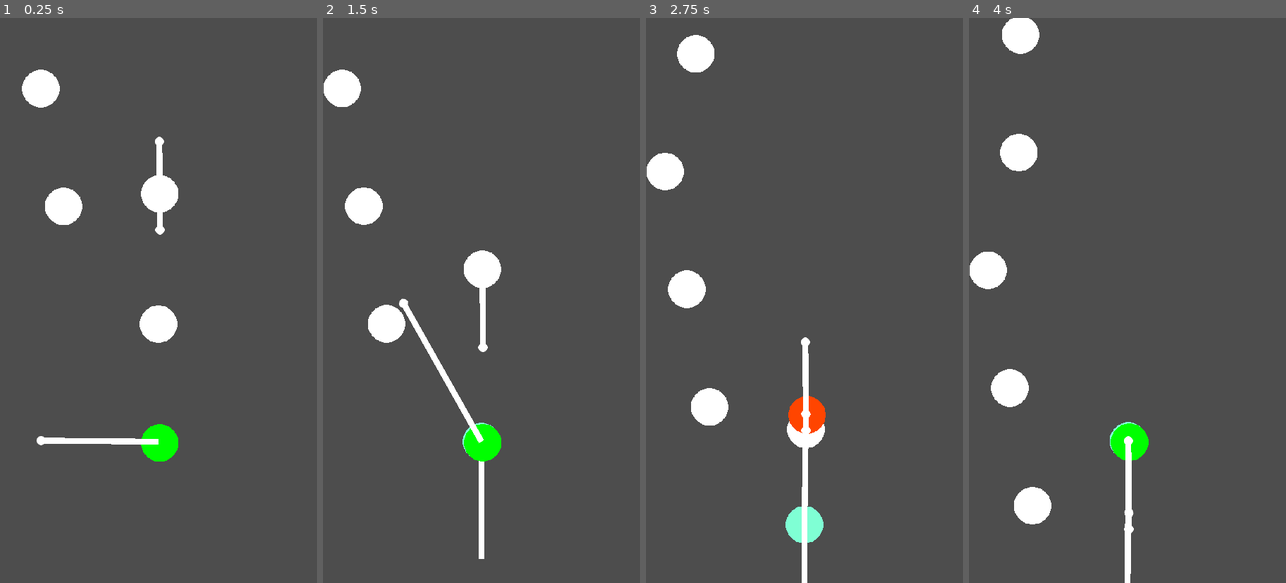
Above: before the commit, frames 1-4 (left to right).
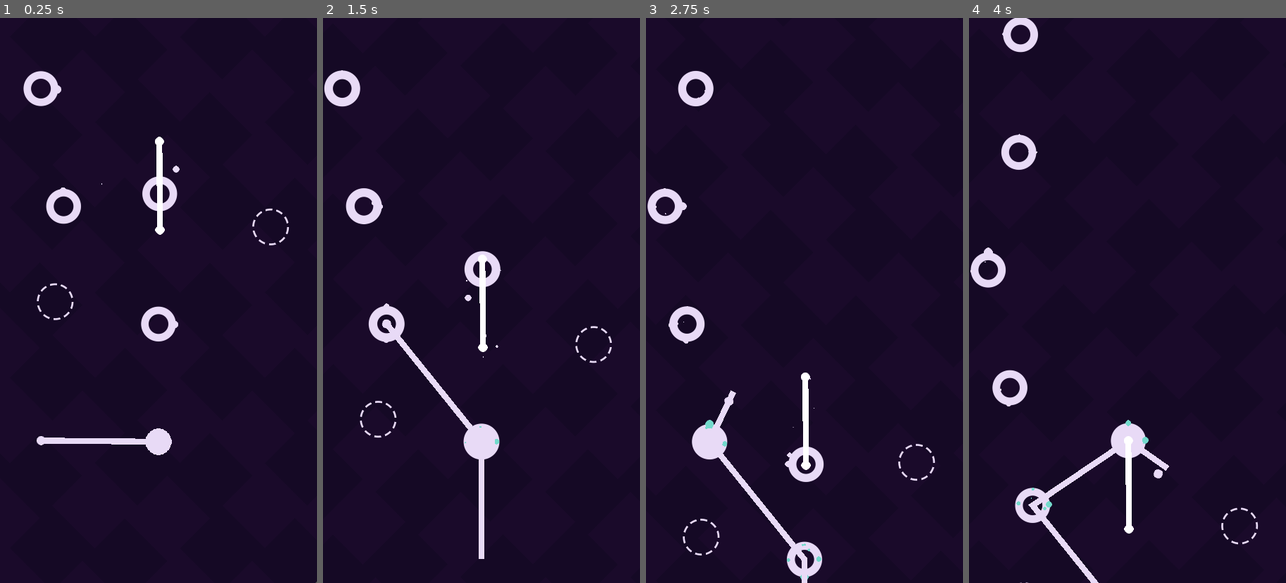
Above: after the commit, the same moments.

Repository: FrancoYudica/PathForger-GodotWildJam-04-2024
Game: Godot game, scene res://levels/test.tscn
The game is run twice, just before and just after one commit, with the same random seed, the same clock (stepped at 60 frames per second) and the same inputs.
Inputs (mouse positions are in pixels of both pictures, inside the frame that each line leads up to):
- Up to frame 1 (0.25 s): no input
- Up to frame 2 (1.5 s): tap Enter (ui_accept) at 0.5, 0.77 s; move the mouse to (551, 272) at 0.52 s; press the mouse at (551, 272) at 0.53 s; hold D 0.53-1.28 s; move the mouse to (418, 328) at 1.27 s; release the mouse at (418, 328) at 1.28 s; hold S from 1.28 s (still down); click (418, 328) at 1.35 s
- Up to frame 3 (2.75 s): tap Enter (ui_accept) at 1.52 s; move the mouse to (836, 176) at 2.02 s; release S at 2.03 s; hold D from 2.03 s (still down); hold F from 2.03 s (still down); click (836, 176) at 2.3 s
- Up to frame 4 (4 s): move the mouse to (1111, 413) at 2.77 s; release D at 2.78 s; release F at 2.78 s; hold W 2.78-3.53 s; tap Space at 2.85 s; tap Enter (ui_accept) at 3.02, 3.77 s; click (1111, 413) at 3.05 s; move the mouse to (1222, 385) at 3.52 s; press the mouse at (1222, 385) at 3.53 s; hold A from 3.53 s (still down)

The runs differ from the first frame. In frame 1, 100% of the frame differs, in the area x 0-100%, y 0-100%; in frame 2, 100%; in frame 3, 100%; in frame 4, 100%.

Commit message:
Background - Colors - Circle - Ring shaders

Diff:
--- /dev/null
+++ b/entities/path_node/path_node.gdshader
@@ -0,0 +1,21 @@
+shader_type canvas_item;
+
+uniform vec4 color: source_color = vec4(1.0f);
+uniform float edge_blur = 0.05f;
+void vertex() {
+	// Called for every vertex the material is visible on.
+}
+
+void fragment() {
+	float radius_offset = abs(sin(TIME * 6.0f)) / 20.0f;
+	float outer_radius = 1.0f - radius_offset;
+	float inner_radius = 0.5f + radius_offset;
+	vec2 centered = (2.0f * UV - vec2(1.0f));
+	float l = length(centered);
+
+	float outer_circle = smoothstep(outer_radius, outer_radius - edge_blur, l);
+	float inner_circle = smoothstep(inner_radius, inner_radius - edge_blur, l);
+
+	COLOR = color;
+	COLOR.a = outer_circle - inner_circle;
+}
--- a/entities/path_node/path_node.tscn
+++ b/entities/path_node/path_node.tscn
@@ -1,16 +1,29 @@
-[gd_scene load_steps=4 format=3 uid="uid://ju0p3v6aejso"]
+[gd_scene load_steps=8 format=3 uid="uid://ju0p3v6aejso"]
 
 [ext_resource type="Script" path="res://entities/path_node/PathNode.gd" id="1_mlfh3"]
 [ext_resource type="Texture2D" uid="uid://oxes71wfgygw" path="res://entities/path_node/circle_64x64.png" id="2_4r52w"]
+[ext_resource type="Shader" path="res://entities/path_node/path_node.gdshader" id="2_jx46s"]
+[ext_resource type="Texture2D" uid="uid://bpmauisjwlykh" path="res://levels/circle.png" id="4_pni3d"]
+
+[sub_resource type="ShaderMaterial" id="ShaderMaterial_70e0i"]
+shader = ExtResource("2_jx46s")
+shader_parameter/color = Color(0.909804, 0.854902, 0.964706, 1)
+shader_parameter/edge_blur = 0.05
 
 [sub_resource type="CircleShape2D" id="CircleShape2D_agc30"]
 radius = 32.0156
+
+[sub_resource type="Curve" id="Curve_ije8c"]
+_data = [Vector2(0, 1), 0.0, 0.0, 0, 0, Vector2(1, 0), -0.00825741, 0.0, 0, 0]
+point_count = 2
 
 [node name="PathNode" type="VisibleOnScreenNotifier2D"]
 script = ExtResource("1_mlfh3")
 
 [node name="Sprite2D" type="Sprite2D" parent="."]
+modulate = Color(0.909804, 0.854902, 0.964706, 1)
 texture_filter = 1
+material = SubResource("ShaderMaterial_70e0i")
 texture = ExtResource("2_4r52w")
 metadata/_aseprite_wizard_config_ = {
 "i_mode": 1,
@@ -34,4 +47,19 @@
 monitoring = false
 
 [node name="CollisionShape2D" type="CollisionShape2D" parent="Area2D"]
+position = Vector2(1, 0)
 shape = SubResource("CircleShape2D_agc30")
+
+[node name="CPUParticles2D" type="CPUParticles2D" parent="."]
+texture = ExtResource("4_pni3d")
+emission_shape = 5
+emission_points = PackedVector2Array(30, 0, -30, 0, 0, 30, 0, -30)
+emission_normals = PackedVector2Array(1, 0, -1, 0, 0, 1, 0, -1)
+emission_colors = PackedColorArray()
+direction = Vector2(-1, 0)
+gravity = Vector2(0, 0)
+initial_velocity_min = 10.0
+initial_velocity_max = 30.0
+scale_amount_min = 0.0
+scale_amount_curve = SubResource("Curve_ije8c")
+color = Color(0.909804, 0.854902, 0.964706, 1)
--- /dev/null
+++ b/entities/path_node/ring.gdshader
@@ -0,0 +1,17 @@
+shader_type canvas_item;
+
+uniform vec4 color: source_color = vec4(1.0f);
+uniform float edge_blur = 0.05f;
+
+void fragment() {
+	float outer_radius = 1.0f;
+	float inner_radius = .90;
+	vec2 centered = (2.0f * UV - vec2(1.0f));
+	float l = length(centered);
+
+	float outer_circle = smoothstep(outer_radius, outer_radius - edge_blur, l);
+	float inner_circle = smoothstep(inner_radius, inner_radius - edge_blur, l);
+
+	COLOR = color;
+	COLOR.a = outer_circle - inner_circle;
+}
--- /dev/null
+++ b/entities/path_node/segmented_ring.gdshader
@@ -0,0 +1,28 @@
+shader_type canvas_item;
+
+uniform vec4 color: source_color = vec4(1.0f);
+uniform float edge_blur = 0.05f;
+uniform int segments_count = 10;
+uniform float rotation_speed = 2.0f;
+
+void fragment() {
+
+	// Calculates ring values
+	float outer_radius = 1.0f;
+	float inner_radius = .90;
+	vec2 centered = (2.0f * UV - vec2(1.0f));
+	float l = length(centered);
+
+	float outer_circle = smoothstep(outer_radius, outer_radius - edge_blur, l);
+	float inner_circle = smoothstep(inner_radius, inner_radius - edge_blur, l);
+
+	// Ring color
+	COLOR = color;
+	COLOR.a = outer_circle - inner_circle;
+
+	// Now calculates segments
+	float angle = atan(centered.y / centered.x);
+	float t = abs(sin(angle * float(segments_count) + TIME * rotation_speed));
+	t = smoothstep(0.5, 0.6, t);
+	COLOR.a *= t;
+}
--- a/entities/player/player.tscn
+++ b/entities/player/player.tscn
@@ -34,10 +34,12 @@
 curve = SubResource("Curve_aht7w")
 
 [node name="Head" type="Sprite2D" parent="Hook"]
+modulate = Color(0.909804, 0.854902, 0.964706, 1)
 texture = ExtResource("2_am5xp")
 
 [node name="HookBody" type="Line2D" parent="Hook" node_paths=PackedStringArray("start_node", "end_node")]
 top_level = true
+default_color = Color(0.909804, 0.854902, 0.964706, 1)
 script = ExtResource("4_p21ks")
 start_node = NodePath("../..")
 end_node = NodePath("..")
@@ -49,12 +51,13 @@
 [node name="LinePath" type="Line2D" parent="."]
 top_level = true
 z_index = -1
+default_color = Color(0.909804, 0.854902, 0.964706, 1)
 script = ExtResource("2_8rfi1")
 
 [node name="Sprite2D" type="Sprite2D" parent="."]
-modulate = Color(1, 0.14902, 0.14902, 1)
+modulate = Color(0.909804, 0.854902, 0.964706, 1)
 texture_filter = 1
-position = Vector2(2, 2)
+scale = Vector2(0.7, 0.7)
 texture = ExtResource("3_6ifge")
 metadata/_aseprite_wizard_config_ = {
 "i_mode": 1,
--- a/entities/player/states/idle.gd
+++ b/entities/player/states/idle.gd
@@ -1,7 +1,7 @@
 extends PlayerStateMachineNode
 
 func _state_enter():
-	player.sprite.modulate = Color.GREEN
+	pass
 
 func _state_exit():
 	pass
@@ -10,8 +10,6 @@
 	if event.is_action_pressed("click"):
 		var point = get_global_mouse_position()
 		player.hook.throw(point)
-		# var path_node: PathNode = player.path_node_handler.get_nearest_to_point(point)
-		# player.current_path_node = path_node
 		transition("try_connection")
 
 func _state_process(_delta):
--- a/entities/player/states/translate.gd
+++ b/entities/player/states/translate.gd
@@ -1,7 +1,6 @@
 extends PlayerStateMachineNode
 
 func _state_enter():
-	player.sprite.modulate = Color.ORANGE_RED
 	var tween = create_tween()
 	tween.set_trans(Tween.TRANS_SPRING)
 	tween.tween_property(player, "position", player.current_path_node.position, 0.35)
--- /dev/null
+++ b/levels/CheckboardBackground.gd
@@ -0,0 +1,36 @@
+extends Sprite2D
+
+@export var curve: Curve
+
+var _tween: Tween
+var _moving_rows = true
+
+func _ready():
+	_setup_tween()
+
+func _setup_tween():
+
+
+	_moving_rows = not _moving_rows
+
+	var t = 0.0
+	if _moving_rows:
+		t = material.get_shader_parameter("rows_offset_strength")
+	else:
+		t = material.get_shader_parameter("columns_offset_strength")
+
+	_tween = create_tween()
+	_tween.set_trans(Tween.TRANS_CUBIC)
+	_tween.tween_method(_set_tween_offset_strength, t, 1.0 - t, 0.75)
+	_tween.connect("finished", _tween_finished)
+
+
+func _tween_finished():
+	await get_tree().create_timer(.5).timeout
+	_setup_tween()
+
+func _set_tween_offset_strength(t: float):
+	if (_moving_rows):
+		material.set_shader_parameter("rows_offset_strength", t)
+	else:
+		material.set_shader_parameter("columns_offset_strength", t)
--- /dev/null
+++ b/levels/moving_checkboard.gdshader
@@ -0,0 +1,36 @@
+shader_type canvas_item;
+
+uniform float num_cells = 10;
+uniform vec3 color_cell_0: source_color = vec3(0.0f);
+uniform vec3 color_cell_1: source_color = vec3(.1f);
+uniform float columns_offset_strength: hint_range(0.0, 1.0, 0.1) = 0.0f;
+uniform float rows_offset_strength: hint_range(0.0, 1.0, 0.1) = 0.0f;
+
+void fragment() {
+
+	// Calculates indices in grid range, [0, num_cells - 1] for both axis
+	int column_index = int(floor(UV.x * num_cells));
+	int row_index = int(floor(UV.y * num_cells));
+
+	// Size of cell in normalized space
+	float cell_offset = 1.0f / num_cells;
+	float columns_offset = columns_offset_strength * cell_offset;
+	float rows_offset = rows_offset_strength * cell_offset;
+
+	// i, j are the offsetted grid indices
+
+	// Takes value 1 if the row is even, if odd takes -1
+	float even_row_value = sign(float(row_index % 2) - 0.5f);
+
+	// Uses the value to get the grid cell with offset
+	float i = floor((UV.x + rows_offset * even_row_value) * num_cells);
+
+	// Same but with columns
+	float even_column_value = sign(float(column_index % 2) - 0.5f);
+	float j = floor((UV.y + columns_offset * even_column_value) * num_cells);
+
+	// Final value t used to mix colors
+	float t = mod(i + j, 2.0f);
+	vec3 color = color_cell_0 * t + color_cell_1 * (1.0f - t);
+	COLOR = vec4(color, 1.0f);
+}
--- a/levels/test.tscn
+++ b/levels/test.tscn
@@ -1,20 +1,74 @@
-[gd_scene load_steps=10 format=3 uid="uid://bajy40qhic0ds"]
+[gd_scene load_steps=18 format=3 uid="uid://bajy40qhic0ds"]
 
 [ext_resource type="Script" path="res://levels/level.gd" id="1_anyxi"]
 [ext_resource type="Script" path="res://addons/phantom_camera/scripts/phantom_camera_host/phantom_camera_host.gd" id="1_js2kc"]
+[ext_resource type="Shader" path="res://levels/moving_checkboard.gdshader" id="2_ei71j"]
+[ext_resource type="Texture2D" uid="uid://diu37vtctlenx" path="res://levels/checkboard_background.png" id="2_ouojj"]
 [ext_resource type="PackedScene" uid="uid://bfqm7vopmmtbw" path="res://entities/player/player.tscn" id="3_bwow2"]
+[ext_resource type="Script" path="res://levels/CheckboardBackground.gd" id="4_2sfhb"]
 [ext_resource type="Script" path="res://levels/PathNodeHandler.gd" id="4_e8iqu"]
 [ext_resource type="Script" path="res://addons/phantom_camera/scripts/phantom_camera/phantom_camera_2D.gd" id="5_jkf4d"]
 [ext_resource type="PackedScene" uid="uid://dqnpob0vccqx0" path="res://entities/path_node/path_node_movement.tscn" id="6_ql43t"]
 [ext_resource type="PackedScene" uid="uid://ju0p3v6aejso" path="res://entities/path_node/path_node.tscn" id="6_ud4xo"]
 [ext_resource type="Script" path="res://levels/LevelBuilder.gd" id="7_4nr7t"]
+[ext_resource type="Shader" path="res://entities/path_node/segmented_ring.gdshader" id="12_h08p0"]
+[ext_resource type="Texture2D" uid="uid://oxes71wfgygw" path="res://entities/path_node/circle_64x64.png" id="13_gvbvy"]
+
+[sub_resource type="ShaderMaterial" id="ShaderMaterial_ehsn3"]
+shader = ExtResource("2_ei71j")
+shader_parameter/num_cells = 25.0
+shader_parameter/color_cell_0 = Color(0.0823529, 0.0352941, 0.145098, 1)
+shader_parameter/color_cell_1 = Color(0.101961, 0.0392157, 0.164706, 1)
+shader_parameter/columns_offset_strength = 0.0
+shader_parameter/rows_offset_strength = 0.0
+
+[sub_resource type="Curve" id="Curve_nb5rq"]
+max_value = 1.5
+_data = [Vector2(0, 0), 0.0, 0.290158, 0, 0, Vector2(0.419948, 1.36198), 0.0, 0.0, 0, 0, Vector2(1, 1), -1.08872, 0.0, 0, 0]
+point_count = 3
 
 [sub_resource type="Curve" id="Curve_0awvd"]
 _data = [Vector2(0, 0), 0.0, 3.09249, 0, 0, Vector2(1, 1), 1.92803e-07, 0.0, 0, 0]
 point_count = 2
 
+[sub_resource type="ShaderMaterial" id="ShaderMaterial_tgmsu"]
+shader = ExtResource("12_h08p0")
+shader_parameter/color = Color(0.909804, 0.854902, 0.964706, 1)
+shader_parameter/edge_blur = 0.05
+shader_parameter/segments_count = 5
+shader_parameter/rotation_speed = 2.0
+
 [node name="TestLevel" type="Node2D"]
 script = ExtResource("1_anyxi")
+
+[node name="ParallaxBackground" type="ParallaxBackground" parent="."]
+
+[node name="ParallaxLayer" type="ParallaxLayer" parent="ParallaxBackground"]
+motion_scale = Vector2(0.5, 0.5)
+motion_mirroring = Vector2(0, 1448)
+
+[node name="CheckboardBackground" type="Sprite2D" parent="ParallaxBackground/ParallaxLayer"]
+z_index = -3
+texture_filter = 1
+material = SubResource("ShaderMaterial_ehsn3")
+position = Vector2(306, 469)
+rotation = 0.785398
+scale = Vector2(20, 20)
+texture = ExtResource("2_ouojj")
+script = ExtResource("4_2sfhb")
+curve = SubResource("Curve_nb5rq")
+metadata/_aseprite_wizard_config_ = {
+"i_mode": 1,
+"keep_anim_length": false,
+"layer": "",
+"o_ex_p": "",
+"o_folder": "",
+"o_name": "",
+"only_visible": false,
+"player": "",
+"slice": "",
+"source": "res://art/textures/level/checkboard_background.aseprite"
+}
 
 [node name="Camera2D" type="Camera2D" parent="."]
 position = Vector2(270, -240)
@@ -72,3 +126,46 @@
 
 [node name="FirstPathNode" parent="LevelBuilder" instance=ExtResource("6_ud4xo")]
 position = Vector2(270, -200)
+
+[node name="Sprite2D3" type="Sprite2D" parent="."]
+texture_filter = 1
+material = SubResource("ShaderMaterial_tgmsu")
+position = Vector2(94, -238)
+texture = ExtResource("13_gvbvy")
+metadata/_aseprite_wizard_config_ = {
+"i_mode": 1,
+"keep_anim_length": false,
+"layer": "",
+"o_ex_p": "",
+"o_folder": "",
+"o_name": "",
+"only_visible": true,
+"player": "",
+"slice": "",
+"source": "res://art/textures/circle_64x64.aseprite"
+}
+metadata/_aseprite_wizard_interface_config_ = {
+"layer_section": true
+}
+
+[node name="Sprite2D2" type="Sprite2D" parent="."]
+modulate = Color(0.909804, 0.854902, 0.964706, 1)
+texture_filter = 1
+material = SubResource("ShaderMaterial_tgmsu")
+position = Vector2(461, -365)
+texture = ExtResource("13_gvbvy")
+metadata/_aseprite_wizard_config_ = {
+"i_mode": 1,
+"keep_anim_length": false,
+"layer": "",
+"o_ex_p": "",
+"o_folder": "",
+"o_name": "",
+"only_visible": true,
+"player": "",
+"slice": "",
+"source": "res://art/textures/circle_64x64.aseprite"
+}
+metadata/_aseprite_wizard_interface_config_ = {
+"layer_section": true
+}
Binary file added: art/textures/level/checkboard_background.aseprite
Not shown, added: art/textures/level/checkboard_background.aseprite.import
Binary file added: levels/checkboard_background.png
Not shown, added: levels/checkboard_background.png.import
